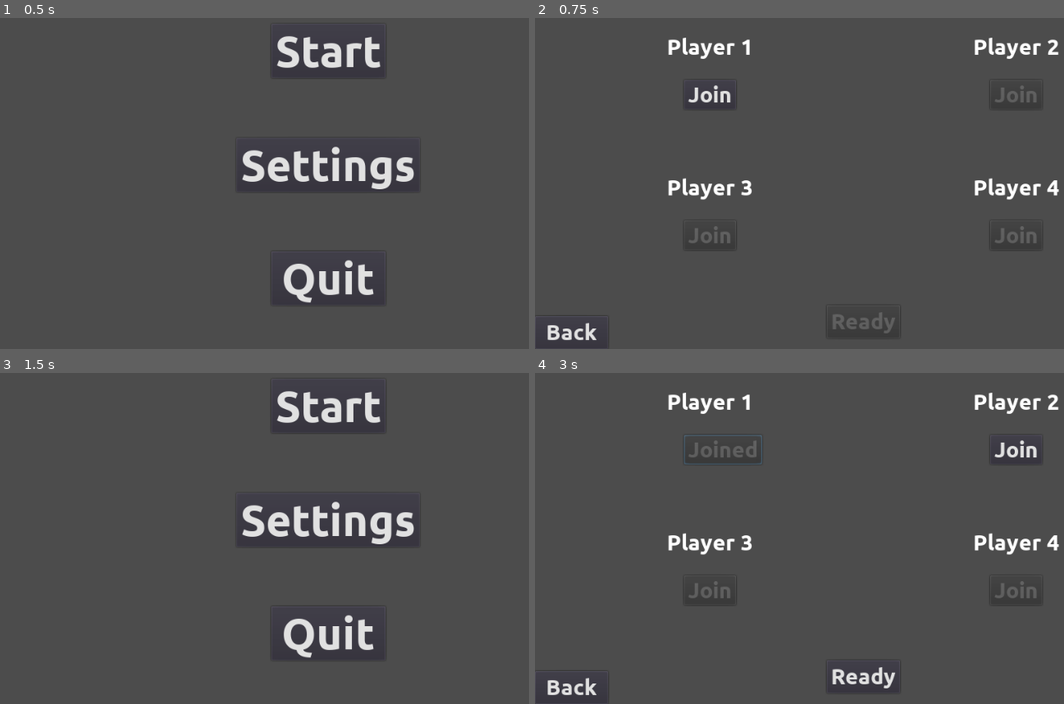
Above: before the commit, frames 1-4 (two rows, left to right).
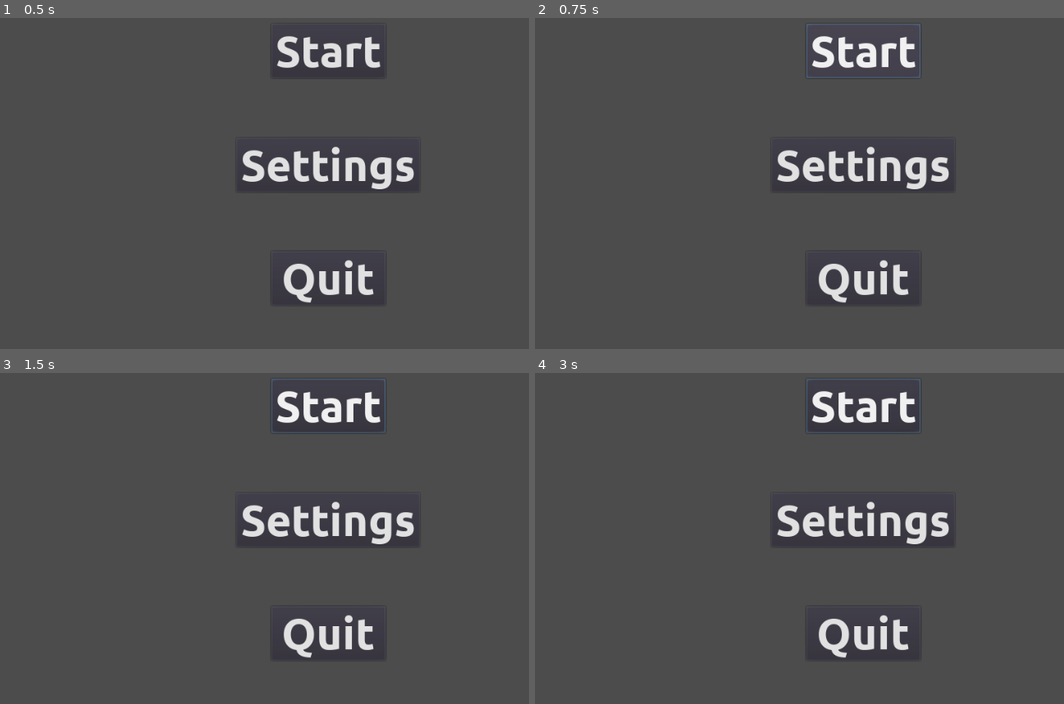
Above: after the commit, the same moments.

Repository: wsheldon67/Scredric
Game: Godot game, scene res://Main.tscn
The game is run twice, just before and just after one commit, with the same random seed, the same clock (stepped at 60 frames per second) and the same inputs.
Inputs (mouse positions are in pixels of both pictures, inside the frame that each line leads up to):
- Up to frame 1 (0.5 s): no input
- Up to frame 2 (0.75 s): click "Start" at 0.5 s
- Up to frame 3 (1.5 s): click (37, 687) at 1.25 s, where only the run before the commit has a clickable "Back"
- Up to frame 4 (3 s): click "Start" at 2 s; click (709, 449) at 2.75 s, where only the run before the commit has a clickable "Join"

Frame 1 is identical in both runs. In frame 2, 5.6% of the frame differs, in the area x 2-100%, y 1-98%; in frame 3, 0.2%; in frame 4, 6.0%.
Error after the commit: Parse Error: The identifier "Menu" isn't declared in the current scope. (res://menus/assets/StartMenu.gd:4)

Commit message:
Choose Save

Diff:
--- a/project/Main.tscn
+++ b/project/Main.tscn
@@ -1,6 +1,6 @@
 [gd_scene load_steps=3 format=2]
 
-[ext_resource path="res://global/Menu.gd" type="Script" id=1]
+[ext_resource path="res://global/MENU.gd" type="Script" id=1]
 [ext_resource path="res://menus/StartMenu.tscn" type="PackedScene" id=2]
 
 [node name="Main" type="Node"]
--- /dev/null
+++ b/project/global/PROGRESS.gd
@@ -0,0 +1,13 @@
+extends Node
+
+var data = {
+	"current_level": "Level 1",
+	"chosen_difficulty": 0,
+	"weapons": {
+		"Pistol": 0
+	},
+	"unlocks": {
+		"combinator": 0,
+		"extra_health": 0
+	}
+}
--- /dev/null
+++ b/project/global/WORLD.gd
@@ -0,0 +1,4 @@
+extends Node
+
+func change_level(level_name):
+	pass
--- a/project/menus/AddPlayers.tscn
+++ b/project/menus/AddPlayers.tscn
@@ -44,6 +44,7 @@
 position = Vector2( 704, 334 )
 player_number = 4
 
+[connection signal="pressed" from="Ready" to="." method="_on_Ready_pressed"]
 [connection signal="pressed" from="Back" to="." method="_on_Back_pressed"]
 [connection signal="player_added" from="BlankPlayer1" to="." method="_on_player_added"]
 [connection signal="player_added" from="BlankPlayer2" to="." method="_on_player_added"]
--- /dev/null
+++ b/project/menus/SelectSave.tscn
@@ -0,0 +1,27 @@
+[gd_scene load_steps=2 format=2]
+
+[ext_resource path="res://menus/assets/Save.tscn" type="PackedScene" id=1]
+
+[node name="SelectSave" type="CanvasLayer"]
+
+[node name="Save1" parent="." instance=ExtResource( 1 )]
+position = Vector2( 256, 128 )
+
+[node name="Save2" parent="." instance=ExtResource( 1 )]
+position = Vector2( 704, 128 )
+save_number = 2
+
+[node name="Save3" parent="." instance=ExtResource( 1 )]
+position = Vector2( 256, 360 )
+save_number = 3
+
+[node name="Save4" parent="." instance=ExtResource( 1 )]
+position = Vector2( 704, 360 )
+save_number = 4
+
+[node name="Button" type="Button" parent="."]
+anchor_top = 1.0
+anchor_bottom = 1.0
+margin_top = -43.0
+margin_right = 87.0
+text = "Back"
--- a/project/menus/assets/AddPlayers.gd
+++ b/project/menus/assets/AddPlayers.gd
@@ -14,4 +14,4 @@
 
 
 func _on_Ready_pressed():
-	pass # Replace with function body.
+	Menu.change_menu("SelectSave")
--- /dev/null
+++ b/project/menus/assets/Save.gd
@@ -0,0 +1,32 @@
+extends Node2D
+
+export var save_number:int = 1
+var save_data
+
+func _ready():
+	# Is there a save file?
+	var save_file = "user://savegame%s.save" % save_number
+	var save_game = File.new()
+	if save_game.file_exists(save_file):
+		# If there is, display the most recently completed level.
+		$Load.disabled = false
+		save_game.open(save_file, File.READ)
+		save_data = parse_json(save_game.get_line())
+		$Label.text = save_data.current_level
+
+
+
+func _on_Load_pressed():
+	PROGRESS.data = save_data
+	WORLD.change_level(save_data.current_level)
+
+
+
+func _on_Easy_pressed():
+	start_game()
+func _on_Hard_pressed():
+	PROGRESS.data.choosen_difficulty = 1
+	start_game()
+
+func start_game():
+	WORLD.change_level("Level 1")
--- /dev/null
+++ b/project/menus/assets/Save.tscn
@@ -0,0 +1,39 @@
+[gd_scene load_steps=2 format=2]
+
+[ext_resource path="res://menus/assets/Save.gd" type="Script" id=1]
+
+[node name="Save" type="Node2D"]
+script = ExtResource( 1 )
+
+[node name="Label" type="Label" parent="."]
+margin_left = -81.0
+margin_top = -48.0
+margin_right = 82.0
+margin_bottom = -11.0
+text = "New Game"
+
+[node name="Load" type="Button" parent="."]
+margin_left = -142.0
+margin_top = 12.0
+margin_right = -56.0
+margin_bottom = 55.0
+disabled = true
+text = "Load"
+
+[node name="Easy" type="Button" parent="."]
+margin_left = -42.0
+margin_top = 11.0
+margin_right = 41.0
+margin_bottom = 54.0
+text = "Easy"
+
+[node name="Hard" type="Button" parent="."]
+margin_left = 56.0
+margin_top = 11.0
+margin_right = 142.0
+margin_bottom = 54.0
+text = "Hard"
+
+[connection signal="pressed" from="Load" to="." method="_on_Load_pressed"]
+[connection signal="pressed" from="Easy" to="." method="_on_Easy_pressed"]
+[connection signal="pressed" from="Hard" to="." method="_on_Hard_pressed"]
--- a/project/project.godot
+++ b/project/project.godot
@@ -16,7 +16,9 @@
 
 [autoload]
 
-Menu="*res://global/Menu.gd"
+MENU="*res://global/MENU.gd"
+PROGRESS="*res://global/PROGRESS.gd"
+WORLD="*res://global/WORLD.gd"
 
 [display]
 
@@ -29,6 +31,7 @@
 [gui]
 
 common/drop_mouse_on_gui_input_disabled=true
+theme/custom_font="res://assets/fonts/Bold.tres"
 
 [input]
 
Not shown, changed: plan/junk.org
